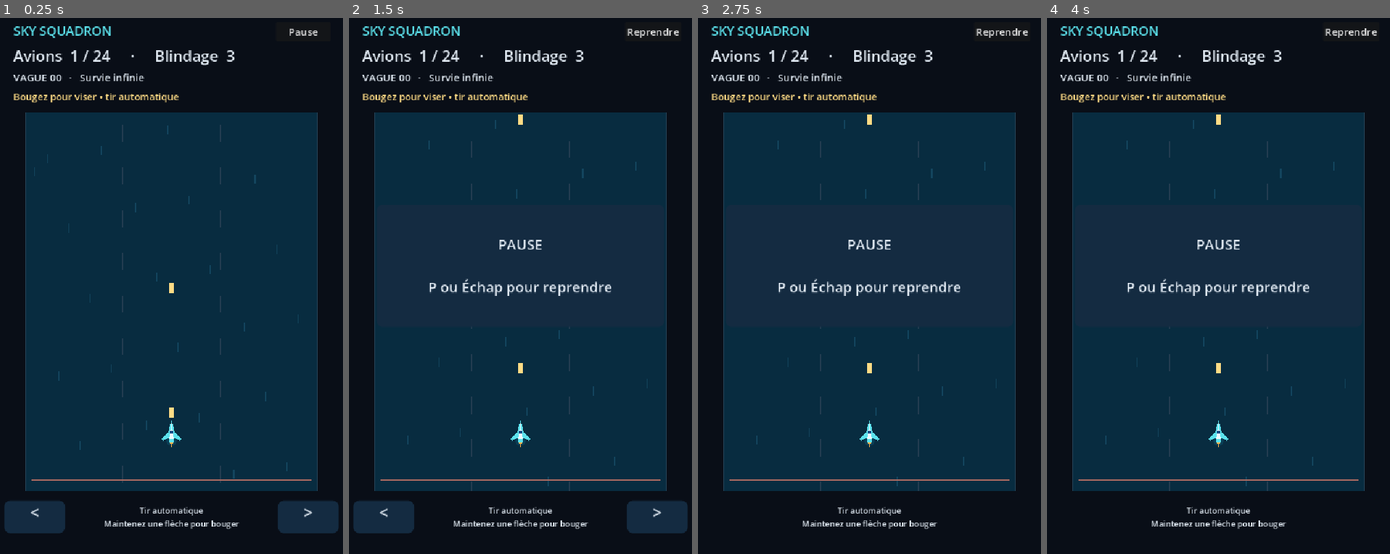
Above: before the commit, frames 1-4 (left to right).
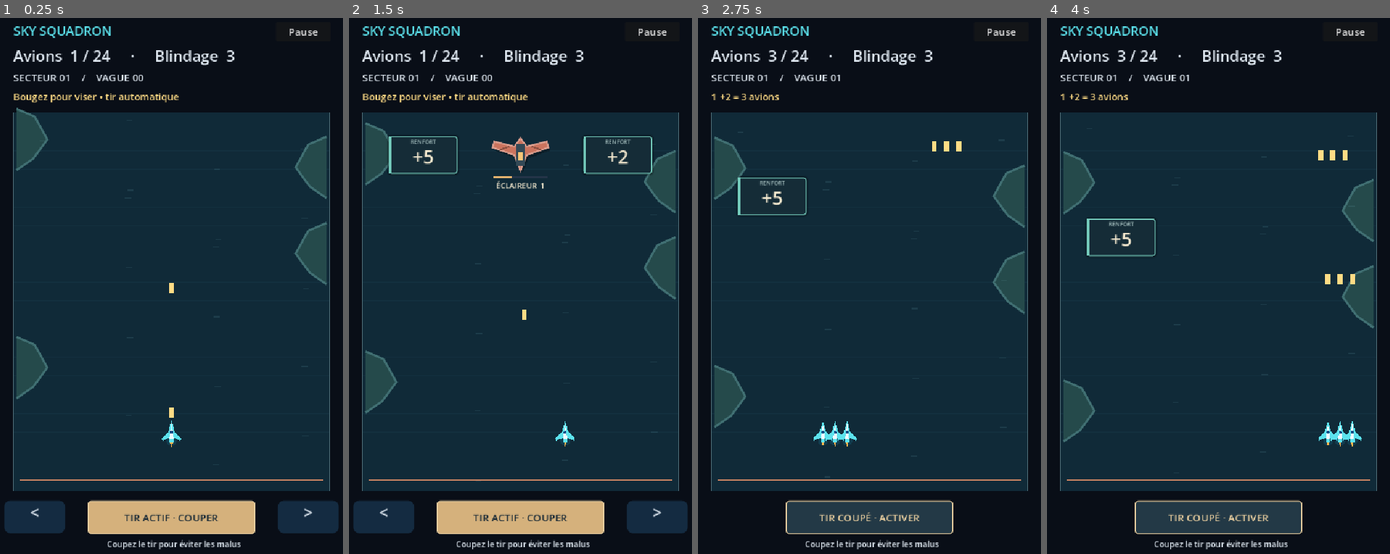
Above: after the commit, the same moments.

Repository: algerianmarketer22-alt/math-runner-godot
Game: Godot game, scene res://scenes/main.tscn
Two runs of this game, one before a commit and one after it. Both use one fixed random seed, a clock stepped at 60 frames per second and the inputs below.
Inputs (mouse positions are in pixels of both pictures, inside the frame that each line leads up to):
- Up to frame 1 (0.25 s): no input
- Up to frame 2 (1.5 s): click "Pause" (after the commit: "TIR ACTIF · COUPER") at 0.5 s; move the mouse to (599, 253) at 1.27 s; hold Right (move_right) from 1.28 s (still down); hold Space (toggle_fire, bound only after the commit) from 1.28 s (still down); click (599, 253) at 1.42 s
- Up to frame 3 (2.75 s): move the mouse to (797, 312) at 2.02 s; release Right (move_right) at 2.03 s; release Space (toggle_fire, bound only after the commit) at 2.03 s; hold Left (move_left) from 2.03 s (still down); tap T (toggle_touch) at 2.1 s; tap Space (toggle_fire, bound only after the commit) at 2.3 s
- Up to frame 4 (4 s): move the mouse to (1256, 162) at 2.77 s; release Left (move_left) at 2.78 s; hold Space (toggle_fire, bound only after the commit) 2.78-3.53 s; hold Right (move_right) from 2.78 s (still down); move the mouse to (1201, 393) at 3.52 s; tap Q at 3.6 s; click (1201, 393) at 3.67 s; tap Space (toggle_fire, bound only after the commit) at 3.8 s

The runs differ from the first frame. In frame 1, 11% of the frame differs, in the area x 3-97%, y 10-100%; in frame 2, 13%, in the area x 3-97%, y 1-100%; in frame 3, 13%; in frame 4, 13%.

Commit message:
feat: add firing toggle armored enemy classes and slower tactical progression

Diff:
--- a/scripts/hud.gd
+++ b/scripts/hud.gd
@@ -1,6 +1,7 @@
 extends CanvasLayer
 
 signal pause_requested
+signal fire_requested
 signal restart_requested
 
 var status: Label
@@ -9,6 +10,7 @@
 var banner: Label
 var pause_button: Button
 var restart_button: Button
+var fire_button: Button
 var touch_left: TouchScreenButton
 var touch_right: TouchScreenButton
 var touch_labels: Array[Label] = []
@@ -43,17 +45,31 @@
 	for label in touch_labels:
 		label.horizontal_alignment = HORIZONTAL_ALIGNMENT_CENTER
 		label.add_theme_stylebox_override("normal", panel_style())
-	var help := make_label(control, "A D / Q D ou flèches · P : pause · R : rejouer\nT : afficher les commandes tactiles", Vector2(160, 976), Vector2(400, 80), 16)
+	fire_button = make_button(control, "TIR ACTIF · COUPER", Vector2(195, 968), Vector2(330, 66))
+	fire_button.pressed.connect(func(): fire_requested.emit())
+	set_firing(true)
+	var help := make_label(control, "ESPACE : tir  ·  P : pause  ·  R : rejouer", Vector2(150, 1042), Vector2(430, 30), 16)
 	help.horizontal_alignment = HORIZONTAL_ALIGNMENT_CENTER
 	var uses_touch: bool = OS.has_feature("mobile") or DisplayServer.is_touchscreen_available()
 	if uses_touch:
-		help.text = "Tir automatique\nMaintenez une flèche pour bouger"
+		help.text = "Coupez le tir pour éviter les malus"
 	set_touch_visible(uses_touch)
+
+
+func set_firing(enabled: bool) -> void:
+	fire_button.text = "TIR ACTIF · COUPER" if enabled else "TIR COUPÉ · ACTIVER"
+	var style := StyleBoxFlat.new()
+	style.bg_color = Color("d5b17c") if enabled else Color("233946")
+	style.border_color = Color("e7cd9e")
+	style.set_border_width_all(2)
+	style.set_corner_radius_all(6)
+	fire_button.add_theme_stylebox_override("normal", style)
+	fire_button.add_theme_color_override("font_color", Color("102332") if enabled else Color("e7cd9e"))
 
 
 func update_status(charge: int, lives: int, resolved: int, total: int, goal: int) -> void:
 	status.text = "Avions  %d / 24     ·     Blindage  %d" % [charge, lives]
-	progress.text = "VAGUE %02d   ·   Survie infinie" % resolved
+	progress.text = "SECTEUR %02d    /    VAGUE %02d" % [1 + resolved / 6, resolved]
 
 
 func show_message(text: String, can_restart: bool) -> void:
--- a/scripts/level_director.gd
+++ b/scripts/level_director.gd
@@ -1,31 +1,36 @@
 extends RefCounted
-## Deterministic introductory level: reproducible gameplay and tests.
-
 const WAVE_COUNT: int = 18
 const GOAL: int = 200
 const LANES: Array[float] = [168.0, 360.0, 552.0]
-const PATTERNS: Array = [
-	[["+", 5], ["rock", 0], ["+", 2]],
-	[["rock", 0], ["*", 2], ["rock", 0]],
-	[["+", 5], ["rock", 0], ["/", 2]],
-	[["rock", 0], ["rock", 0], ["+", 10]],
-	[["*", 2], ["-", 5], ["rock", 0]],
-]
-
-
 
 func scroll_speed(wave_index: int) -> float:
-	return minf(340.0, 100.0 + wave_index * 5.0)
-
+	return minf(165.0, 65.0 + wave_index * 1.8)
 
 func spawn_interval(wave_index: int) -> float:
-	return maxf(1.15, 3.4 - wave_index * 0.055)
+	return maxf(2.4, 4.8 - wave_index * 0.045)
 
+func enemy_health(kind: String, wave_index: int) -> int:
+	var base: int = {"rock": 3, "scout": 3, "armor": 9, "carrier": 18}.get(kind, 0)
+	if base == 0:
+		return 1
+	return base + wave_index / 4 * (2 if kind == "scout" else 4)
 
 func choices(wave_index: int) -> Array:
-	var pattern: Array = PATTERNS[wave_index % PATTERNS.size()].duplicate(true)
-	if wave_index >= 6:
-		# Rotate lanes without randomizing the level.
-		for rotation in range(wave_index % pattern.size()):
-			pattern.push_back(pattern.pop_front())
-	return pattern
+	var tier: int = wave_index / 6
+	var addition: int = 2 + (wave_index * 3 + tier) % 7
+	var subtraction: int = 1 + (wave_index + tier) % mini(10, 3 + tier)
+	var multiplier: int = 2 + tier % 3
+	var divisor: int = 2 + (tier + wave_index / 3) % 3
+	var enemy: String = "scout"
+	if wave_index >= 4:
+		enemy = ["scout", "armor", "carrier"][wave_index % 3]
+	var patterns: Array = [
+		[["+", addition], [enemy, 0], ["+", 3 + tier % 8]],
+		[[enemy, 0], ["*", multiplier], ["-", subtraction]],
+		[["/", divisor], [enemy, 0], ["+", addition]],
+		[[enemy, 0], ["-", subtraction], ["*", multiplier]],
+		[["+", addition], ["/", divisor], [enemy, 0]],
+	]
+	if wave_index == 0:
+		return [["+", 5], ["scout", 0], ["+", 2]]
+	return patterns[wave_index % patterns.size()]
--- a/scripts/main.gd
+++ b/scripts/main.gd
@@ -23,6 +23,7 @@
 var won: bool = false
 var is_paused: bool = false
 var track_offset: float = 0.0
+var scenery_offset: float = 0.0
 
 
 func _ready() -> void:
@@ -42,6 +43,7 @@
 	hud = HUD.new()
 	hud.pause_requested.connect(toggle_pause)
 	hud.restart_requested.connect(restart)
+	hud.fire_requested.connect(toggle_fire)
 	add_child(hud)
 	refresh_hud()
 
@@ -53,6 +55,7 @@
 		"pause_game": [KEY_P, KEY_ESCAPE],
 		"restart_game": [KEY_R],
 		"toggle_touch": [KEY_T],
+		"toggle_fire": [KEY_SPACE],
 	}
 	for action: String in bindings:
 		if not InputMap.has_action(action):
@@ -68,6 +71,8 @@
 		toggle_pause()
 	elif event.is_action_pressed("restart_game"):
 		restart()
+	elif event.is_action_pressed("toggle_fire"):
+		toggle_fire()
 	elif event.is_action_pressed("toggle_touch"):
 		hud.set_touch_visible(not hud.show_touch)
 
@@ -84,6 +89,7 @@
 		return
 	var speed: float = director.scroll_speed(maxi(spawned_waves - 1, 0))
 	track_offset = fmod(track_offset + speed * delta, 84.0)
+	scenery_offset = fmod(scenery_offset + speed * delta * 0.35, 900.0)
 	spawn_cooldown -= delta
 	if spawn_cooldown <= 0.0:
 		spawn_wave()
@@ -143,7 +149,7 @@
 		target.row_id = row_id
 		target.operation = choices[index][0]
 		target.operand = choices[index][1]
-		target.health = 2 + row_id / 3 if target.operation == "rock" else 1
+		target.health = director.enemy_health(target.operation, row_id)
 		target.max_health = target.health
 		var lane: int = index * 2 if choices.size() == 2 else index
 		target.position = Vector2(director.LANES[lane], 240)
@@ -155,12 +161,16 @@
 	if finished or target.resolved or not active_rows.has(target.row_id):
 		return
 	target.health -= 1
+	target.hit_flash = 0.12
 	target.queue_redraw()
 	if target.health > 0:
 		return
 	var before: int = charge
 	charge = clampi(RULES.apply(charge, target.operation, target.operand), 1, 24)
-	hud.feedback.text = "%d %s = %d" % [before, target.display_text(), charge]
+	if target.is_enemy():
+		hud.feedback.text = "%s détruit" % target.enemy_name()
+	else:
+		hud.feedback.text = "%d %s = %d avions" % [before, target.display_text(), charge]
 	target.resolved = true
 	target.hide()
 	target.queue_free()
@@ -180,7 +190,7 @@
 		return
 	var collision: bool = false
 	for obstacle in targets.get_children():
-		if obstacle.row_id == row_id and not obstacle.resolved and obstacle.operation == "rock":
+		if obstacle.row_id == row_id and not obstacle.resolved and obstacle.is_enemy():
 			for offset in player.formation():
 				if absf(player.position.x + offset.x - obstacle.position.x) < 80:
 					collision = true
@@ -218,6 +228,13 @@
 	var goal: String = "Vagues traversées : %d" % spawned_waves
 	hud.show_message("%s\n\nAvions restants : %d\n%s" % [title, charge, goal], true)
 	hud.pause_button.disabled = true
+
+
+func toggle_fire() -> void:
+	if finished or is_paused:
+		return
+	player.firing_enabled = not player.firing_enabled
+	hud.set_firing(player.firing_enabled)
 
 
 func toggle_pause() -> void:
@@ -248,6 +265,8 @@
 	player.position = Vector2(360, 856)
 	player.fire_cooldown = 0.0
 	player.active = true
+	player.firing_enabled = true
+	hud.set_firing(true)
 	release_movement()
 	hud.clear_message()
 	hud.pause_button.text = "Pause"
@@ -275,15 +294,27 @@
 
 
 func _draw() -> void:
-	draw_rect(Rect2(72, 202, 576, 746), Color("082c40"))
-	for i in range(24):
-		var px: float = 90 + fmod(i * 173.0, 540)
-		var py: float = 210 + fmod(i * 97.0 + track_offset * 4, 720)
-		draw_line(Vector2(px, py), Vector2(px, py + 18), Color(0.3, 0.8, 1.0, 0.16), 2)
-	for x in [72.0, 648.0]:
-		draw_line(Vector2(x, 202), Vector2(x, 948), Color("28455b"), 3)
+	# Ocean relief: two layers, restrained palette, clear silhouettes.
+	draw_rect(Rect2(48, 202, 624, 746), Color("102a38"))
+	for band in range(20):
+		var y: float = 204 + band * 37
+		draw_line(Vector2(50, y), Vector2(670, y), Color(0.15, 0.35, 0.43, 0.13), 1)
+	for island in range(4):
+		var y: float = 220 + fmod(island * 225 + scenery_offset, 620)
+		var x: float = 55 if island % 2 == 0 else 665
+		var side: float = 1 if island % 2 == 0 else -1
+		var points := PackedVector2Array([Vector2(x,y-30), Vector2(x+side*35,y-15), Vector2(x+side*60,y+30), Vector2(x+side*32,y+68),Vector2(x,y+90)])
+		draw_colored_polygon(points, Color("254a4b"))
+		draw_polyline(points, Color("417073"), 3, true)
+	for i in range(18):
+		var px: float = 100 + fmod(i * 173.0, 520)
+		var py: float = 210 + fmod(i * 97.0 + track_offset * 3, 720)
+		draw_line(Vector2(px, py), Vector2(px+12, py), Color(0.45, 0.72, 0.76, 0.13), 2)
+	for x in [48.0, 672.0]:
+		draw_line(Vector2(x, 202), Vector2(x, 948), Color("52727b"), 2)
 	for x in [264.0, 456.0]:
 		for y in range(9):
 			var offset: float = 202 + y * 84 + track_offset
-			draw_line(Vector2(x, offset), Vector2(x, minf(offset + 34, 948)), Color("233c50"), 2)
-	draw_line(Vector2(84, MISS_LINE), Vector2(636, MISS_LINE), Color("b06c62"), 2)
+			if offset < 942:
+				draw_line(Vector2(x, offset), Vector2(x, minf(offset + 12, 942)), Color(0.5,0.7,0.8,0.10), 1)
+	draw_line(Vector2(60, MISS_LINE), Vector2(660, MISS_LINE), Color("cc8563"), 2)
--- a/scripts/math_target.gd
+++ b/scripts/math_target.gd
@@ -7,60 +7,95 @@
 var resolved: bool = false
 var health: int = 1
 var max_health: int = 1
+var hit_flash: float = 0.0
+var caption: Label
 
+func is_enemy() -> bool:
+	return operation in ["rock", "scout", "armor", "carrier"]
+
+func enemy_name() -> String:
+	return {"rock": "DRONE", "scout": "ÉCLAIREUR", "armor": "BLINDÉ", "carrier": "CUIRASSÉ"}.get(operation, "")
 
 func _ready() -> void:
-	var label := Label.new()
-	label.text = display_text()
-	label.position = -SIZE / 2.0
-	label.size = SIZE
-	label.horizontal_alignment = HORIZONTAL_ALIGNMENT_CENTER
-	label.vertical_alignment = VERTICAL_ALIGNMENT_CENTER
-	label.add_theme_font_size_override("font_size", 34)
-	label.add_theme_color_override("font_color", Color("0b1727"))
-	add_child(label)
+	process_mode = Node.PROCESS_MODE_PAUSABLE
+	caption = Label.new()
+	caption.position = Vector2(-68, 49) if is_enemy() else Vector2(-68, -22)
+	caption.size = Vector2(136, 42)
+	caption.horizontal_alignment = HORIZONTAL_ALIGNMENT_CENTER
+	caption.add_theme_font_size_override("font_size", 15 if is_enemy() else 36)
+	caption.add_theme_color_override("font_color", Color("f4e9cf"))
+	add_child(caption)
+	if not is_enemy():
+		var label := Label.new()
+		label.text = "RENFORT" if is_bonus() else "RISQUE"
+		label.position = Vector2(-68, -34)
+		label.size.x = 136
+		label.horizontal_alignment = HORIZONTAL_ALIGNMENT_CENTER
+		label.add_theme_font_size_override("font_size", 11)
+		label.add_theme_color_override("font_color", Color("9eb8b8"))
+		add_child(label)
+	update_caption()
 
+func update_caption() -> void:
+	caption.text = "%s  %d" % [enemy_name(), health] if is_enemy() else display_text()
+
+func _process(delta: float) -> void:
+	if hit_flash > 0:
+		hit_flash = maxf(0, hit_flash - delta)
+		update_caption()
+		queue_redraw()
 
 func display_text() -> String:
-	if operation == "rock":
+	if is_enemy():
 		return ""
-	var symbol: String = operation
-	match operation:
-		"*": symbol = "×"
-		"/": symbol = "÷"
-		"-": symbol = "−"
+	var symbol: String = {"*": "×", "/": "÷", "-": "−"}.get(operation, operation)
 	return "%s%d" % [symbol, operand]
-
 
 func is_bonus() -> bool:
 	return operation == "+" or operation == "*"
 
-
 func bounds() -> Rect2:
-	return Rect2(position - SIZE / 2.0, SIZE)
-
+	return Rect2(position - SIZE / 2, SIZE)
 
 func _draw() -> void:
-	if operation == "rock":
-		draw_colored_polygon(PackedVector2Array([Vector2(-55,-28),Vector2(-20,-42),Vector2(44,-32),Vector2(61,8),Vector2(28,36),Vector2(-48,31)]), Color("6f8093"))
-		draw_circle(Vector2(-20,-8), 14, Color("495c71"))
-		draw_circle(Vector2(22,12), 10, Color("52667b"))
-		draw_rect(Rect2(-55,43,110,5), Color("243448"))
-		draw_rect(Rect2(-55,43,110.0 * health / max_health,5), Color("ffb84d"))
+	if not is_enemy():
+		var ink := Color("73cabb") if is_bonus() else Color("e58b71")
+		var style := StyleBoxFlat.new()
+		style.bg_color = Color("152c37")
+		style.border_color = ink
+		style.set_border_width_all(2)
+		style.set_corner_radius_all(5)
+		style.shadow_color = Color(0,0,0,0.35)
+		style.shadow_size = 5
+		draw_style_box(style, Rect2(-SIZE / 2, SIZE))
+		draw_rect(Rect2(-68,-37,5,74), ink)
 		return
-	var color := Color("8de3b5") if is_bonus() else Color("fa9b87")
-	draw_style_box(card_style(color), Rect2(-SIZE / 2.0, SIZE))
-
-
-func card_style(color: Color) -> StyleBoxFlat:
-	var style := StyleBoxFlat.new()
-	style.bg_color = color
-	style.border_color = Color("e9ffff")
-	style.set_border_width_all(2)
-	style.shadow_color = Color(0,0,0,0.4)
-	style.shadow_size = 6
-	style.corner_radius_top_left = 12
-	style.corner_radius_top_right = 12
-	style.corner_radius_bottom_left = 12
-	style.corner_radius_bottom_right = 12
-	return style
+	var hull := Color("cb745e")
+	var outline := PackedVector2Array([Vector2(0,30),Vector2(-12,0),Vector2(-55,-15),Vector2(-52,-27),Vector2(-12,-17),Vector2(0,-33),Vector2(12,-17),Vector2(52,-27),Vector2(55,-15),Vector2(12,0)])
+	if operation == "armor":
+		hull = Color("b9ad8d")
+		outline = PackedVector2Array([Vector2(-40,-31),Vector2(40,-31),Vector2(60,0),Vector2(40,30),Vector2(-40,30),Vector2(-60,0)])
+	elif operation == "carrier":
+		hull = Color("aeb8c3")
+		outline = PackedVector2Array([Vector2(-60,-30),Vector2(60,-30),Vector2(60,20),Vector2(38,34),Vector2(13,20),Vector2(-13,20),Vector2(-38,34),Vector2(-60,20)])
+	if hit_flash > 0:
+		hull = Color("fff3d5")
+	draw_set_transform(Vector2(4,6))
+	draw_colored_polygon(outline, Color(0,0,0,0.3))
+	draw_set_transform(Vector2.ZERO)
+	draw_colored_polygon(outline, hull)
+	var edge := outline.duplicate()
+	edge.append(outline[0])
+	draw_polyline(edge, hull.lightened(0.3), 2, true)
+	draw_rect(Rect2(-9,-22,18,43), Color("344956"))
+	draw_rect(Rect2(-5,-5,10,15), Color("f5c577"))
+	for side in [-1,1]:
+		draw_line(Vector2(side*22,-17), Vector2(side*41,-10), hull.darkened(0.3), 3)
+		if operation != "scout":
+			draw_rect(Rect2(side*39-4,12,8,23), Color("334652"))
+			draw_circle(Vector2(side*39,35), 4, Color("f6b76c"))
+	draw_rect(Rect2(-53,42,106,4), Color("243448"))
+	draw_rect(Rect2(-53,42,106.0*health/max_health,4), Color("e4b36f"))
+	if hit_flash > 0:
+		draw_line(Vector2(-14,-38),Vector2(-23,-48),Color("fff2c5"),2)
+		draw_line(Vector2(14,-38),Vector2(23,-48),Color("fff2c5"),2)
--- a/scripts/player.gd
+++ b/scripts/player.gd
@@ -8,6 +8,7 @@
 const MAX_X: float = 600.0
 var fire_cooldown: float = 0.0
 var active: bool = true
+var firing_enabled: bool = true
 
 
 func _physics_process(delta: float) -> void:
@@ -16,7 +17,7 @@
 	var direction: float = Input.get_axis("move_left", "move_right")
 	position.x = clampf(position.x + direction * SPEED * delta, MIN_X, MAX_X)
 	fire_cooldown -= delta
-	if fire_cooldown <= 0.0:
+	if fire_cooldown <= 0.0 and firing_enabled:
 		fired.emit(position + Vector2(0, -42))
 		fire_cooldown = FIRE_INTERVAL
 
--- a/tests/test_game.gd
+++ b/tests/test_game.gd
@@ -26,8 +26,9 @@
 	check(game.charge == 12, "x2 double l'escadrille")
 	var rock = game.targets.get_child(0)
 	game.resolve_target(rock)
-	check(game.charge == 12 and rock.health == 1, "Obstacle résistant sans bonus")
-	game.resolve_target(rock)
+	check(game.charge == 12 and rock.health == rock.max_health - 1, "Obstacle résistant sans bonus")
+	while not rock.resolved:
+		game.resolve_target(rock)
 	check(rock.resolved and game.charge == 12, "Obstacle détruit sans puissance gagnée")
 	game.spawned_waves = 30
 	game.spawn_wave()
@@ -44,7 +45,25 @@
 	game.player.position.x = 120
 	game.miss_row(0)
 	check(game.lives == 3, "Obstacle esquivé ne blesse pas")
+	game.clear_entities()
+	game.toggle_fire()
+	game.player._physics_process(0.5)
+	check(game.projectiles.get_child_count() == 0, "Arrêt du tir")
+	game.toggle_fire()
+	game.player._physics_process(0.5)
+	check(game.projectiles.get_child_count() > 0, "Reprise du tir")
+	check(game.director.enemy_health("scout", 0) == 3, "Éclaireur : trois balles")
+	check(game.director.enemy_health("armor", 0) == 9, "Blindé : neuf balles")
+	check(game.director.enemy_health("carrier", 0) == 18, "Cuirassé : dix-huit balles")
+	check(game.director.enemy_health("carrier", 24) > 18, "Résistance progressive")
+	check(game.director.scroll_speed(0) == 65, "Défilement ralenti")
+	var values: Dictionary = {}
+	for wave in range(60):
+		for choice in game.director.choices(wave):
+			if choice[0] in ["+", "-", "*", "/"]:
+				values[str(choice)] = true
+	check(values.size() > 15, "Opérations variées")
 	game.queue_free()
 	await process_frame
-	print("Escadrille : 11 vérifications, %d échecs" % failures)
+	print("Escadrille : 19 vérifications, %d échecs" % failures)
 	quit(1 if failures else 0)
--- a/tests/test_touch.gd
+++ b/tests/test_touch.gd
@@ -33,6 +33,10 @@
 	check(game.is_paused, "Perte de focus met en pause")
 	await tap(Vector2(620, 43))
 	check(not game.is_paused, "Reprise tactile après perte de focus")
+	await tap(Vector2(360, 1000))
+	check(not game.player.firing_enabled, "Bouton tactile coupe le tir")
+	await tap(Vector2(360, 1000))
+	check(game.player.firing_enabled, "Bouton tactile réactive le tir")
 	game.finish(false)
 	await tap(Vector2(360, 680))
 	check(not game.finished and game.charge == 1, "Bouton Rejouer utilisable au doigt")
